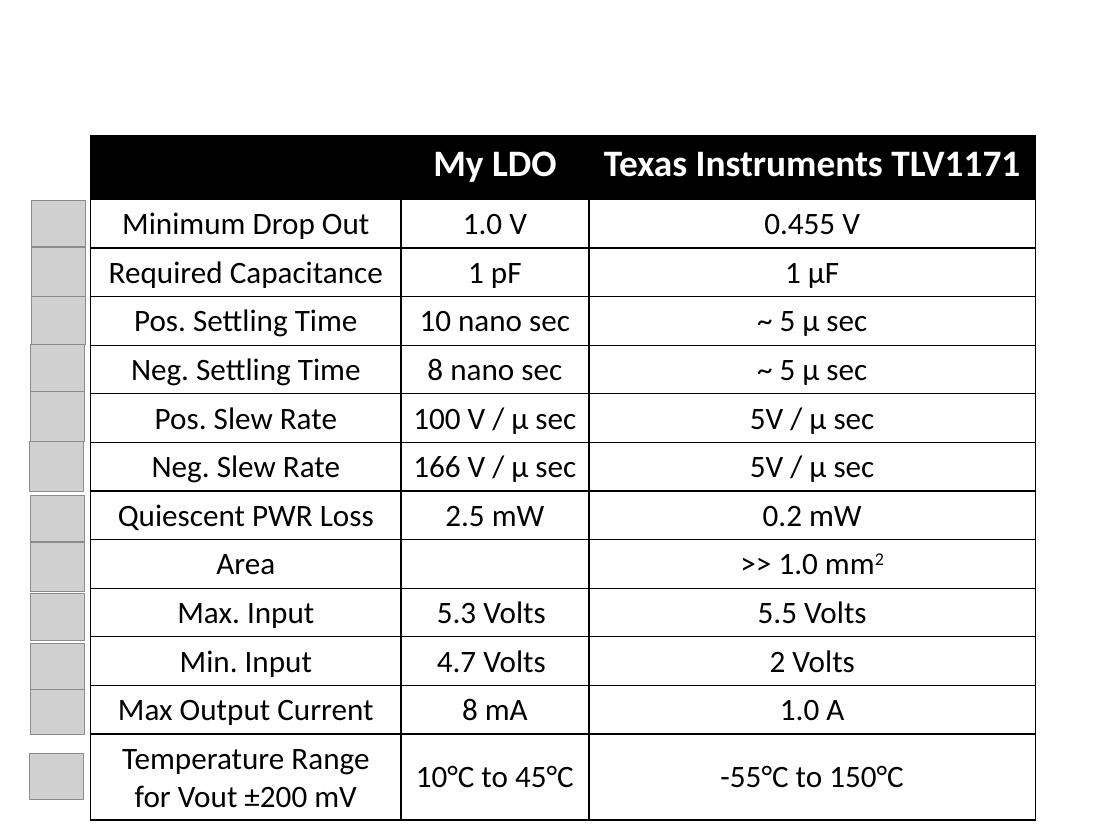
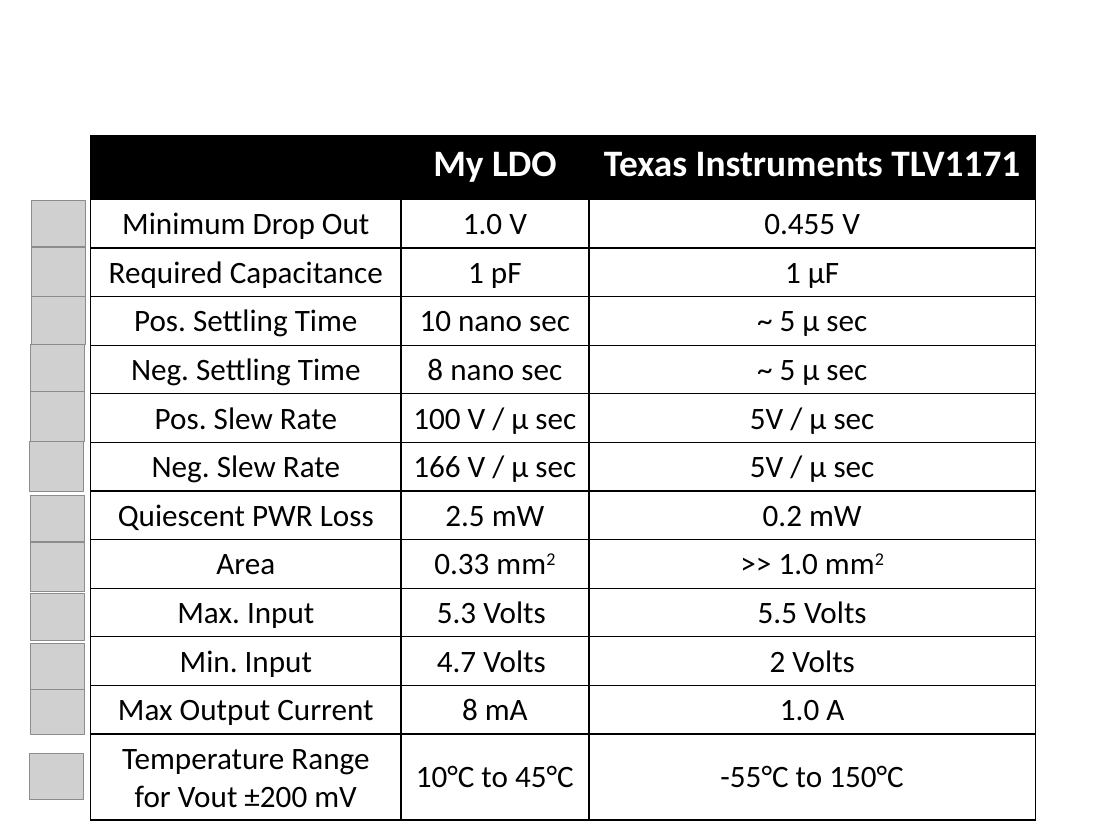
Before and after one commit to ominux/ece532, a slide deck: slide 1 of project/latex/media/media.pptx. Drawn at 1120x840 pixels with LibreOffice and Linux fonts; fonts in the diff are those of the drawing; grey boxes stand for pictures. Boxes give left, top, right and bottom in pixels: in the first picture for what was removed or moved away, otherwise in the second. Text is boxed around its words. In the diff, an @@ line names an element or a change of style, - is before the commit and + after.

```diff
--- a/project/latex/media/media.pptx
+++ b/project/latex/media/media.pptx
@@ table at <box>91,136,1036,819</box> @@
-row 9, column 2: 
+row 9, column 2: 0.33 mm2
```
Also in this commit, not shown: 2 other slides changed, 3 slides added, 21 other files.
